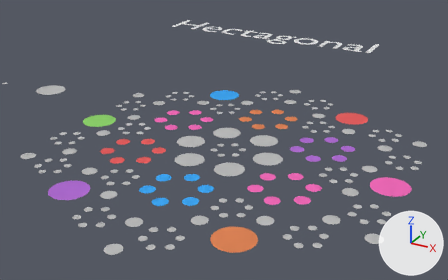
Two versions of the Blender file Completed/6-Users/Blends/Hectagonal.blend, one commit apart.
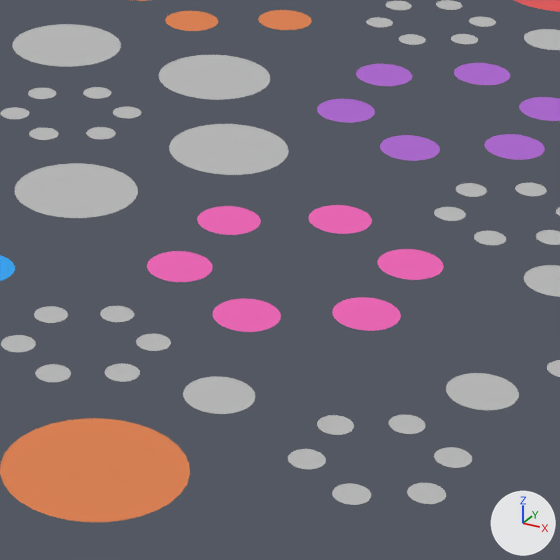
Each version is shown from a 50 mm lens placed at (1342.0, -772.0, 713.0), pointed at (675.0, 440.0, 107.0), then close up on the part from 47% to 78% of the width and 43% to 94% of the height. The axes (+X, +Y, +Z) are drawn at lower right. The lights are the same throughout.
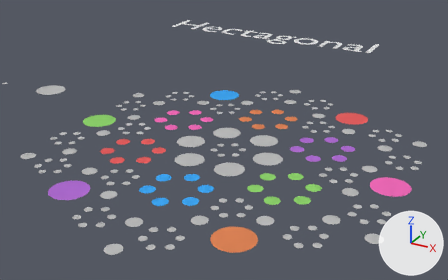
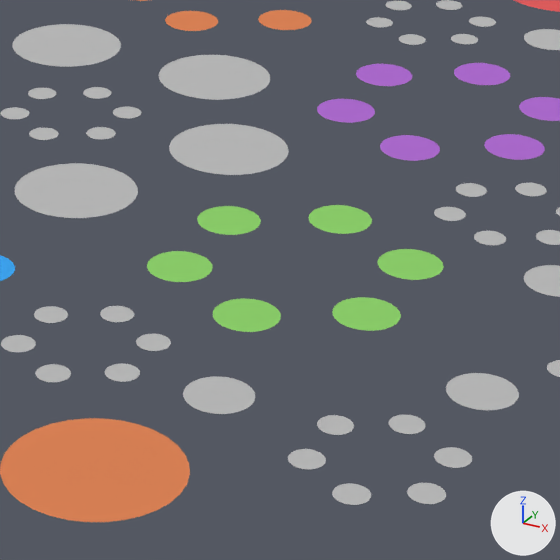
What differs and where, as boxes (x1, y1, x2, y2) in the close-ups (560 x 560 px):
'Circle.134', recoloured (pink to green): (332, 297, 401, 331) in both
'Circle.133', recoloured (pink to green): (213, 299, 281, 332) in both
'Circle.132', recoloured (pink to green): (147, 251, 213, 282) in both
'Circle.135', recoloured (pink to green): (377, 249, 444, 280) in both
'Circle.137', recoloured (pink to green): (197, 206, 261, 235) in both
'Circle.136', recoloured (pink to green): (309, 205, 372, 234) in both

Patch to the scene script:
```diff
--- a/Completed/6-Users/Blends/Hectagonal.blend.py
+++ b/Completed/6-Users/Blends/Hectagonal.blend.py
@@ me_circle_187 @@
 me_circle_187.from_pydata(...)  # 32 vertices, 1 face; spans x -1.0..1.0, y -1.0..1.0, z 0.0
-me_circle_187.materials.append(mat_magenta)  # pink #ef6ab8
+me_circle_187.materials.append(mat_green)  # green #8ed16c
@@ me_circle_186 @@
 me_circle_186.from_pydata(...)  # 32 vertices, 1 face; spans x -1.0..1.0, y -1.0..1.0, z 0.0
-me_circle_186.materials.append(mat_magenta)  # pink #ef6ab8
+me_circle_186.materials.append(mat_green)  # green #8ed16c
@@ me_circle_185 @@
 me_circle_185.from_pydata(...)  # 32 vertices, 1 face; spans x -1.0..1.0, y -1.0..1.0, z 0.0
-me_circle_185.materials.append(mat_magenta)  # pink #ef6ab8
+me_circle_185.materials.append(mat_green)  # green #8ed16c
@@ me_circle_184 @@
 me_circle_184.from_pydata(...)  # 32 vertices, 1 face; spans x -20.0..20.0, y -20.0..20.0, z 0.0
-me_circle_184.materials.append(mat_magenta)  # pink #ef6ab8
+me_circle_184.materials.append(mat_green)  # green #8ed16c
@@ me_circle_183 @@
 me_circle_183.from_pydata(...)  # 32 vertices, 1 face; spans x -20.0..20.0, y -20.0..20.0, z 0.0
-me_circle_183.materials.append(mat_magenta)  # pink #ef6ab8
+me_circle_183.materials.append(mat_green)  # green #8ed16c
@@ me_circle_182 @@
 me_circle_182.from_pydata(...)  # 32 vertices, 1 face; spans x -20.0..20.0, y -20.0..20.0, z 0.0
-me_circle_182.materials.append(mat_magenta)  # pink #ef6ab8
+me_circle_182.materials.append(mat_green)  # green #8ed16c
```
